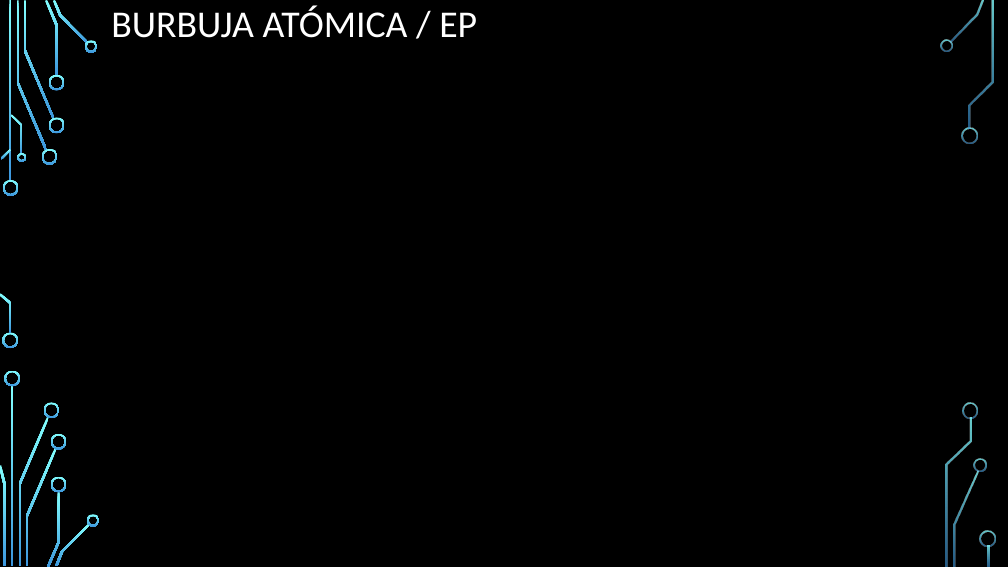
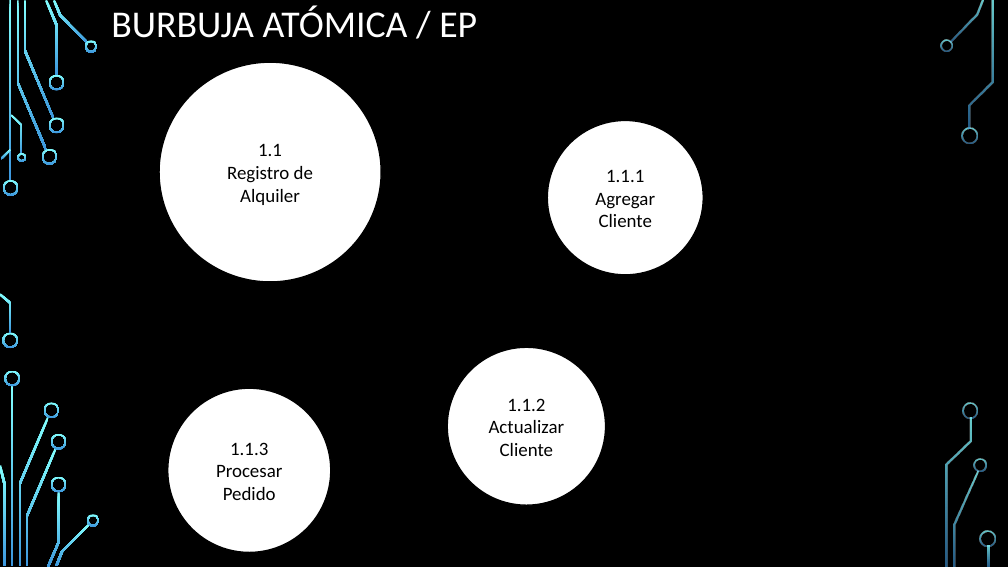
Before and after one commit to NicoStellisano/proyectoVolquetes, a slide deck: slide 20 of PPT.pptx. Drawn at 1008x567 pixels with LibreOffice and Linux fonts; fonts in the diff are those of the drawing; background and template pictures are left out. Boxes give left, top, right and bottom in pixels: in the first picture for what was removed or moved away, otherwise in the second. Text is boxed around its words. In the diff, an @@ line names an element or a change of style, - is before the commit and + after.

```diff
--- a/PPT.pptx
+++ b/PPT.pptx
@@ ellipse added at [159, 62, 381, 282], fill #FFFFFF, outline #000000 1.25 pt, 18 pt, text #000000 @@
+1.1
+Registro de Alquiler
@@ ellipse added at [547, 120, 703, 274], fill #FFFFFF, outline #000000 1.25 pt, 18 pt, text #000000 @@
+1.1.1
+Agregar Cliente
@@ double arrow added from (381, 172) to (547, 178), #000000 2.25 pt @@
@@ double arrow added from (349, 249) to (470, 371), #000000 2.25 pt @@
@@ double arrow added from (270, 282) to (250, 389), #000000 2.25 pt @@
@@ ellipse added at [448, 347, 606, 505], fill #FFFFFF, outline #000000 1.25 pt, 18 pt, text #000000 @@
+1.1.2
+Actualizar Cliente
@@ ellipse added at [168, 389, 331, 553], fill #FFFFFF, outline #000000 1.25 pt, 18 pt, text #000000 @@
+1.1.3
+Procesar Pedido
```
Also in this commit, not shown: 1 other slide changed, 2 slides added.
